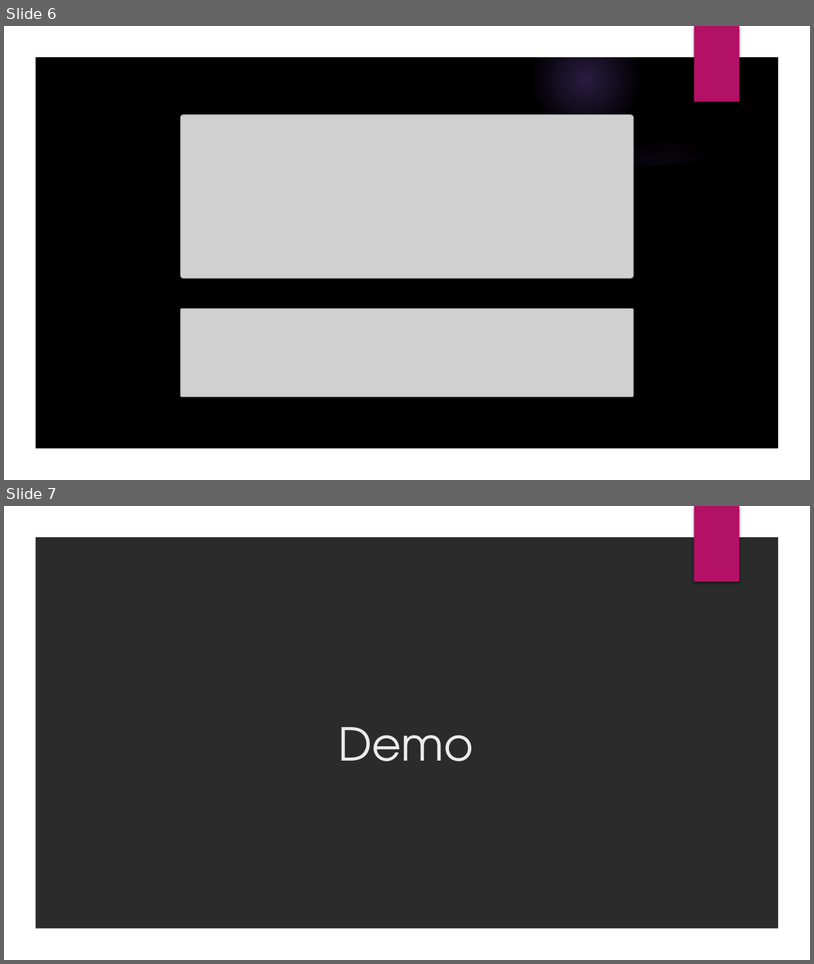
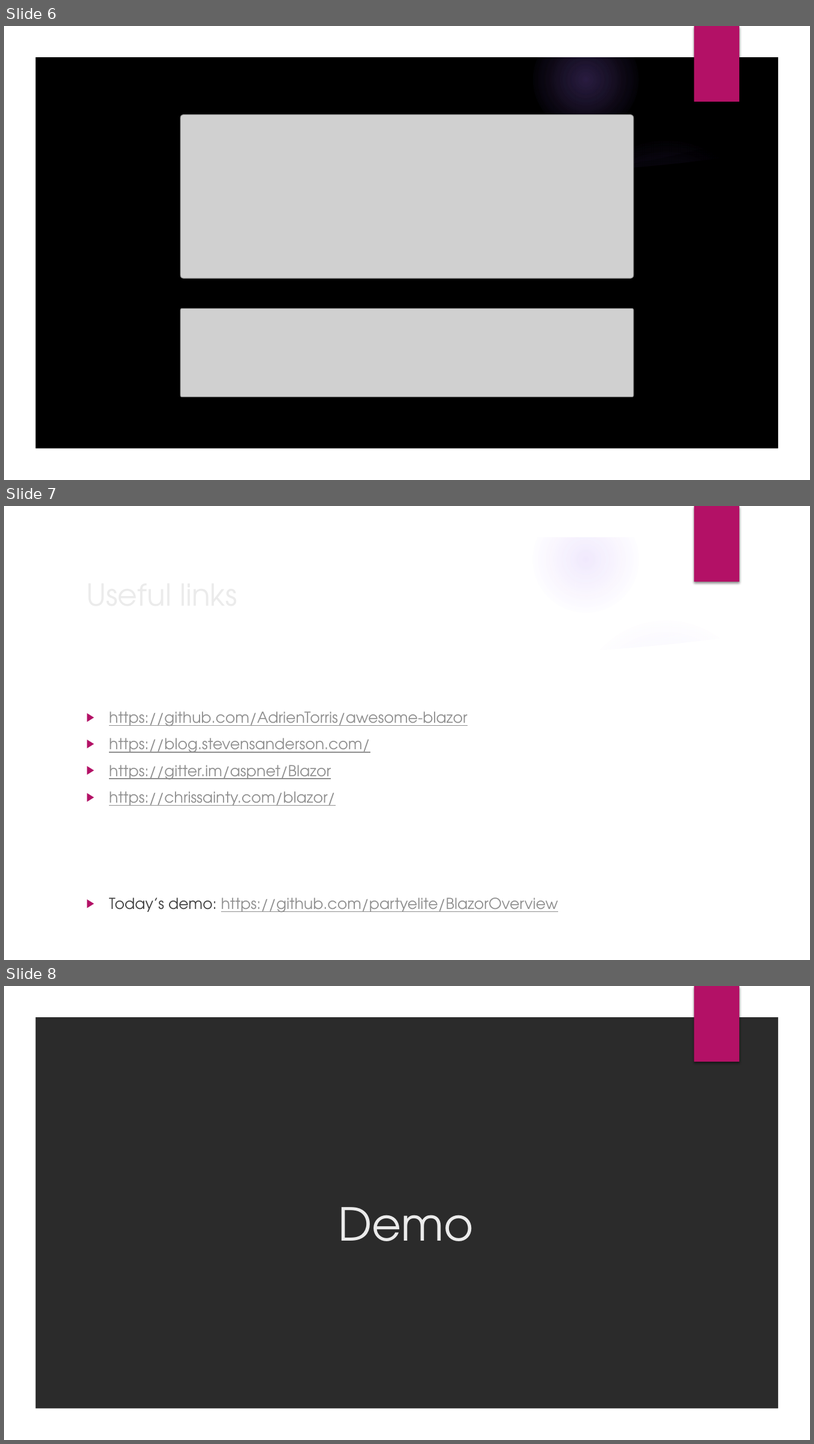
Before and after one commit to partyelite/BlazorOverview, a slide deck: Blazor.pptx. Shown one above the other, each under a label of ours: slides 6 and 7 before the commit, slides 6, 7 and 8 after it. The pictures are 814x964 and 814x1444 pixels, drawn with LibreOffice and Linux fonts; fonts in the diff are those of the drawing; grey boxes stand for pictures; background and template pictures are left out; a plain dark background stands for a picture behind light text. Boxes give left, top, right and bottom in pixels: in the first picture for what was removed or moved away, otherwise in the second. Text is boxed around its words. In the diff, an @@ line names an element or a change of style, - is before the commit and + after.

```diff
--- a/Blazor.pptx
+++ b/Blazor.pptx
@@ slide 7 added at box(4, 506, 810, 960), background picture (left out); not listed: 7 template elements that a slide beside it also shows @@
@@ title added at box(80, 570, 660, 617), 36 pt, text #EBEBEB @@
+Useful links
@@ freeform shape added at box(565, 607, 785, 673), fill #FFFFFF at 20% opacity @@
@@ freeform shape added at box(34, 630, 780, 930), fill #FFFFFF @@
@@ text added at box(109, 711, 558, 912), 18 pt, text #8F8F8F, underline @@
+▶ https://github.com/AdrienTorris/awesome-blazor
+▶ https://blog.stevensanderson.com/
+▶ https://gitter.im/aspnet/Blazor
+▶ https://chrissainty.com/blazor/
+▶ Today’s demo: https://github.com/partyelite/BlazorOverview
@@ what was slide 7 is now slide 8 @@
```
